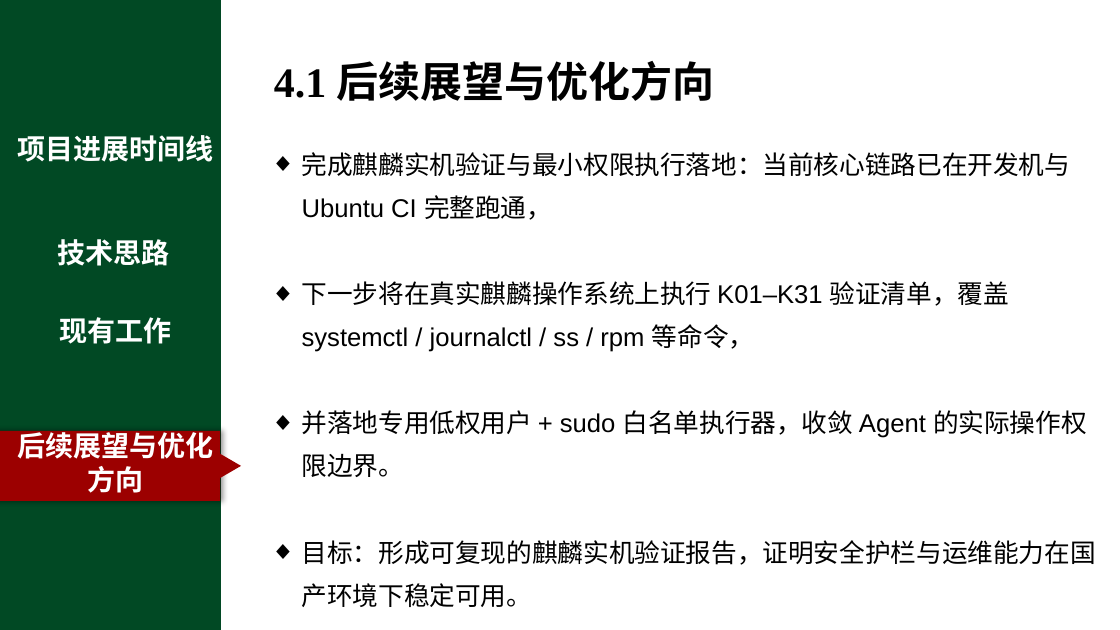
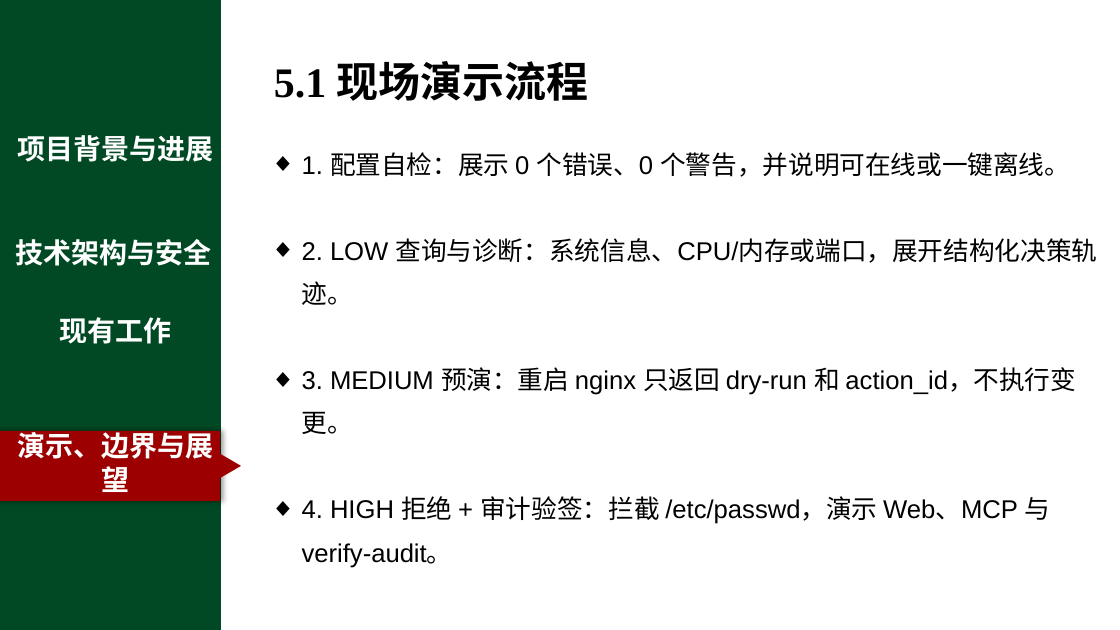
Before and after one commit to chanehwibo/cnsoftbei, a slide deck: slide 13 of SafeOps_答辩演示PPT.pptx. Drawn at 1120x630 pixels with LibreOffice and Linux fonts; fonts in the diff are those of the drawing; background and template pictures are left out. Boxes give left, top, right and bottom in pixels: in the first picture for what was removed or moved away, otherwise in the second. Text is boxed around its words. In the diff, an @@ line names an element or a change of style, - is before the commit and + after.

Commit message:
docs: 同步答辩材料与详细操作指南

```diff
--- a/SafeOps_答辩演示PPT.pptx
+++ b/SafeOps_答辩演示PPT.pptx
@@ text at bbox=[274, 61, 589, 101]: text changed @@
-4.1 后续展望与优化方向
+5.1 现场演示流程
@@ text at bbox=[17, 135, 213, 162]: text changed @@
-项目进展时间线
+项目背景与进展
@@ text at bbox=[302, 152, 1098, 568]: text changed @@
-◆ 完成麒麟实机验证与最小权限执行落地：当前核心链路已在开发机与 Ubuntu CI 完整跑通，
-◆ 下一步将在真实麒麟操作系统上执行 K01–K31 验证清单，覆盖 systemctl / journalctl / ss / rpm 等命令，
-◆ 并落地专用低权用户 + sudo 白名单执行器，收敛 Agent 的实际操作权限边界。
-◆ 目标：形成可复现的麒麟实机验证报告，证明安全护栏与运维能力在国产环境下稳定可用。
+◆ 1. 配置自检：展示 0 个错误、0 个警告，并说明可在线或一键离线。
+◆ 2. LOW 查询与诊断：系统信息、CPU/内存或端口，展开结构化决策轨迹。
+◆ 3. MEDIUM 预演：重启 nginx 只返回 dry-run 和 action_id，不执行变更。
+◆ 4. HIGH 拒绝 + 审计验签：拦截 /etc/passwd，演示 Web、MCP 与 verify-audit。
@@ text at bbox=[16, 239, 212, 266]: text changed @@
-技术思路
+技术架构与安全
@@ text at bbox=[17, 428, 213, 492]: text changed @@
-后续展望与优化方向
+演示、边界与展望
```
Also in this commit, not shown: 13 other slides changed, 3 other files.
